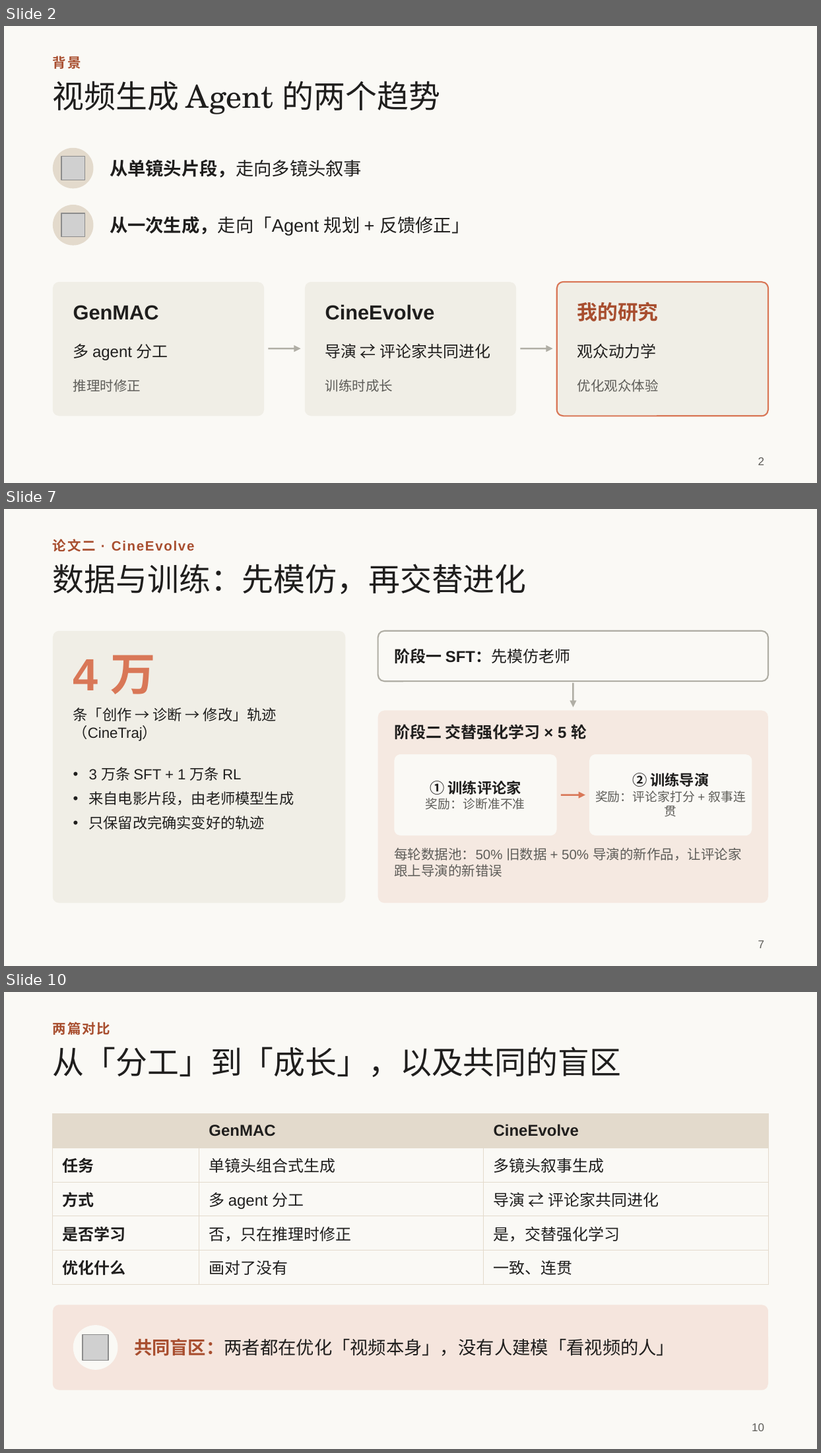
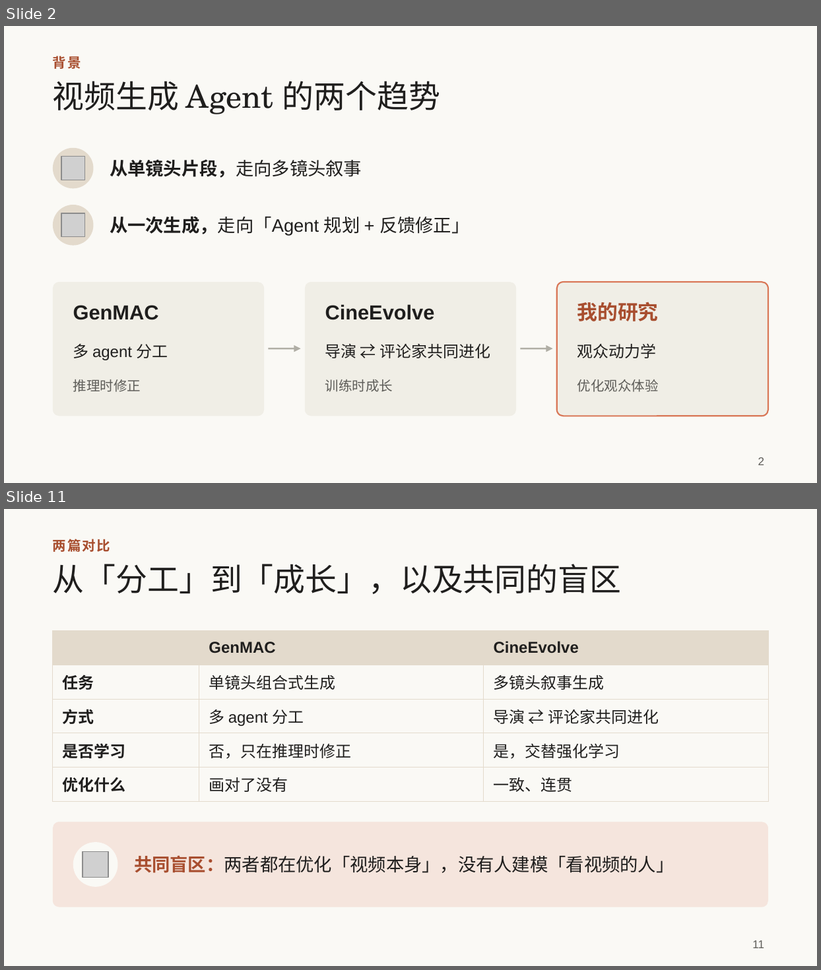
Before and after one commit to irving-2222/ICML, a slide deck: talk/研究分享_从多智能体协作到自进化.pptx. Shown one above the other, each under a label of ours: slides 2, 7 and 10 before the commit, slides 2 and 11 after it; the slides between them are not shown. The pictures are 821x1453 and 821x970 pixels, drawn with LibreOffice and Linux fonts; fonts in the diff are those of the drawing; grey boxes stand for pictures. Boxes give left, top, right and bottom in pixels: in the first picture for what was removed or moved away, otherwise in the second. Text is boxed around its words. In the diff, an @@ line names an element or a change of style, - is before the commit and + after.

```diff
--- a/talk/研究分享_从多智能体协作到自进化.pptx
+++ b/talk/研究分享_从多智能体协作到自进化.pptx
@@ slide 7 removed at box(4, 509, 817, 966), background #FAF9F5 @@
@@ text removed at box(53, 539, 195, 552) @@
-论文二 · CineEvolve
@@ title removed at box(53, 564, 527, 594) @@
-数据与训练：先模仿，再交替进化
@@ rounded rectangle removed at box(53, 631, 345, 904) @@
@@ rounded rectangle removed at box(378, 631, 768, 681) @@
@@ text removed at box(73, 655, 156, 694) @@
-4 万
@@ text removed at box(394, 648, 570, 664) @@
-阶段一 SFT：先模仿老师
@@ arrow removed from (573, 683) to (573, 708) @@
@@ text removed at box(73, 708, 277, 741) @@
-条「创作 → 诊断 → 修改」轨迹（CineTraj）
@@ rounded rectangle removed at box(378, 711, 768, 904) @@
@@ text removed at box(394, 724, 587, 739) @@
-阶段二 交替强化学习 × 5 轮
@@ rounded rectangle removed at box(394, 755, 557, 836) @@
@@ rounded rectangle removed at box(589, 755, 752, 836) @@
@@ text removed at box(89, 767, 294, 830) @@
-• 3 万条 SFT + 1 万条 RL
-• 来自电影片段，由老师模型生成
-• 只保留改完确实变好的轨迹
@@ text removed at box(426, 781, 525, 810) @@
-① 训练评论家
-奖励：诊断准不准
@@ text removed at box(595, 773, 746, 817) @@
-② 训练导演
-奖励：评论家打分 + 叙事连贯
@@ arrow removed from (561, 795) to (585, 795) @@
@@ text removed at box(394, 848, 742, 877) @@
-每轮数据池：50% 旧数据 + 50% 导演的新作品，让评论家跟上导演的新错误
@@ page number removed at box(758, 941, 765, 949) @@
-7
@@ what was slide 10 is now slide 11 @@
@@ page number at box(752, 941, 764, 949): text changed @@
-10
+11
```
Also in this commit, not shown: 3 slides changed, 7 slides added, 5 other slides removed.
